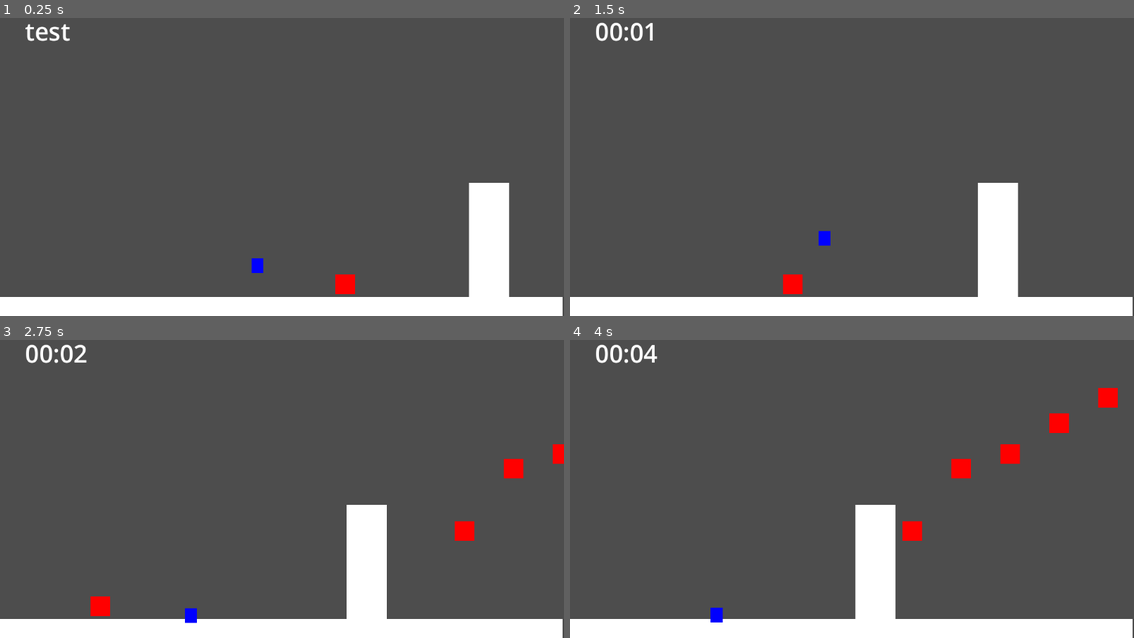
Above: before the commit, frames 1-4 (two rows, left to right).
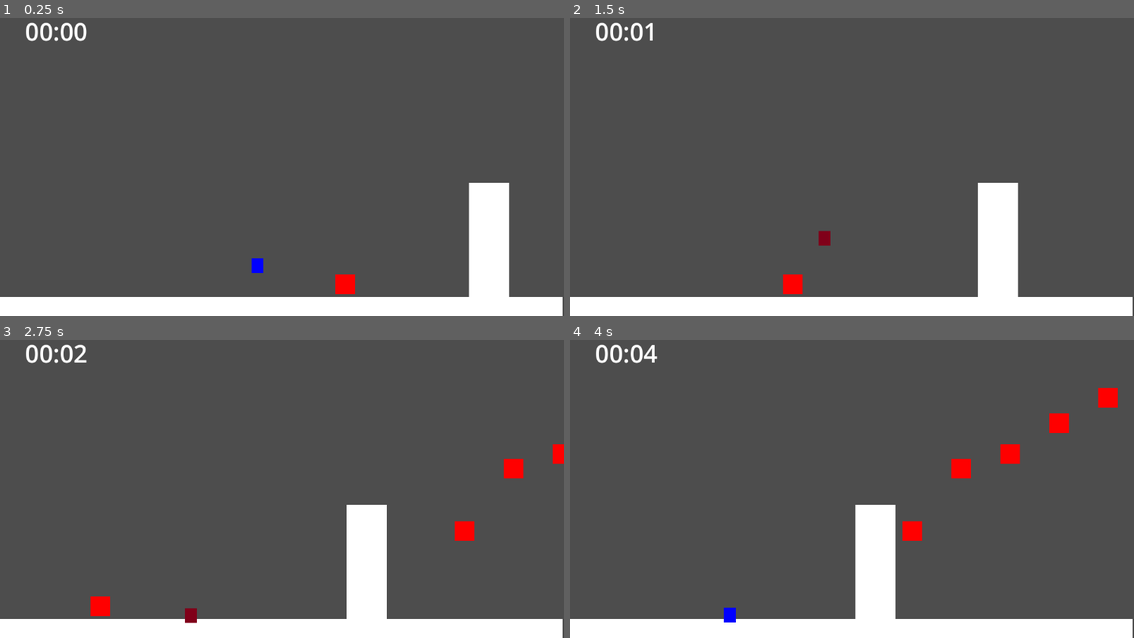
Above: after the commit, the same moments.

Repository: KonstantinGus/sidescroller
Game: Godot game, scene res://main.tscn
The game is run twice, just before and just after one commit, with the same random seed, the same clock (stepped at 60 frames per second) and the same inputs.
Inputs:
- Up to frame 1 (0.25 s): no input
- Up to frame 2 (1.5 s): hold D (go_right) from 0.53 s (still down); tap Space (jump) at 0.77 s
- Up to frame 3 (2.75 s): tap Space (jump) at 1.52 s; release D (go_right) at 2.03 s; hold A (go_left) from 2.03 s (still down)
- Up to frame 4 (4 s): release A (go_left) at 2.78 s; hold D (go_right) from 2.78 s (still down); tap Space (jump) at 3.02, 3.77 s

The runs differ from the first frame. In frame 1, 0.4% of the frame differs, in the area x 4-16%, y 1-8%; in frame 2, 0.1%; in frame 3, 0.1%; in frame 4, 0.2%.

Commit message:
added nintendo pro controller support

Diff:
--- a/vampire_f/box_1.tscn
+++ b/vampire_f/box_1.tscn
@@ -3,7 +3,7 @@
 [ext_resource type="Script" path="res://box_1.gd" id="1_611ek"]
 
 [sub_resource type="RectangleShape2D" id="RectangleShape2D_hyl4m"]
-size = Vector2(20, 135.75)
+size = Vector2(20, 135.875)
 
 [node name="box1" type="AnimatableBody2D"]
 script = ExtResource("1_611ek")
@@ -14,6 +14,7 @@
 shape = SubResource("RectangleShape2D_hyl4m")
 
 [node name="ColorRect" type="ColorRect" parent="."]
+z_index = -1
 offset_left = -41.0
 offset_top = 1.0
 offset_right = 41.0
--- a/vampire_f/main.tscn
+++ b/vampire_f/main.tscn
@@ -44,7 +44,7 @@
 script = ExtResource("2_nwacb")
 
 [node name="CollisionShape2D" type="CollisionShape2D" parent="killzone"]
-position = Vector2(-581, 0)
+position = Vector2(-586, 0)
 rotation = 1.5708
 shape = SubResource("WorldBoundaryShape2D_3akja")
 
@@ -69,10 +69,10 @@
 [node name="timer_label" type="Label" parent="ScoreTimer"]
 offset_left = -525.0
 offset_top = -294.0
-offset_right = -485.0
-offset_bottom = -271.0
+offset_right = -397.0
+offset_bottom = -225.0
 theme_override_font_sizes/font_size = 50
-text = "test"
+text = "00:00"
 
 [connection signal="body_entered" from="killzone" to="Player" method="_on_killzone_body_entered"]
 [connection signal="body_entered" from="killzone" to="killzone" method="_on_body_entered"]
--- a/vampire_f/player.gd
+++ b/vampire_f/player.gd
@@ -1,4 +1,7 @@
 extends CharacterBody2D
+
+@onready var rect_color = $ColorRect
+
 
 
 var SPEED = 300.0
@@ -48,8 +51,10 @@
 
 func apply_stun():
 	print("bat touch2")
+	rect_color.color = Color(0.5, 0, 0.1, 1)
 	SPEED = spdSlowed
 	JUMP_VELOCITY = jumpSlowed
-	await get_tree().create_timer(5.0).timeout
+	await get_tree().create_timer(3.0).timeout
 	SPEED = 300
 	JUMP_VELOCITY = -500
+	rect_color.color = Color(0, 0, 1, 1)
--- a/vampire_f/project.godot
+++ b/vampire_f/project.godot
@@ -29,17 +29,20 @@
 "deadzone": 0.5,
 "events": [Object(InputEventKey,"resource_local_to_scene":false,"resource_name":"","device":-1,"window_id":0,"alt_press …(191 unchanged characters)…
 , Object(InputEventKey,"resource_local_to_scene":false,"resource_name":"","device":-1,"window_id":0,"alt_pressed":false …(186 unchanged characters)…
+, Object(InputEventJoypadMotion,"resource_local_to_scene":false,"resource_name":"","device":-1,"axis":0,"axis_value":-1.0,"script":null)
 ]
 }
 go_right={
 "deadzone": 0.5,
 "events": [Object(InputEventKey,"resource_local_to_scene":false,"resource_name":"","device":-1,"window_id":0,"alt_press …(192 unchanged characters)…
 , Object(InputEventKey,"resource_local_to_scene":false,"resource_name":"","device":-1,"window_id":0,"alt_pressed":false …(186 unchanged characters)…
+, Object(InputEventJoypadMotion,"resource_local_to_scene":false,"resource_name":"","device":-1,"axis":0,"axis_value":1.0,"script":null)
 ]
 }
 jump={
 "deadzone": 0.5,
 "events": [Object(InputEventKey,"resource_local_to_scene":false,"resource_name":"","device":-1,"window_id":0,"alt_press …(191 unchanged characters)…
+, Object(InputEventJoypadButton,"resource_local_to_scene":false,"resource_name":"","device":-1,"button_index":0,"pressure":0.0,"pressed":false,"script":null)
 ]
 }
 shoot={
